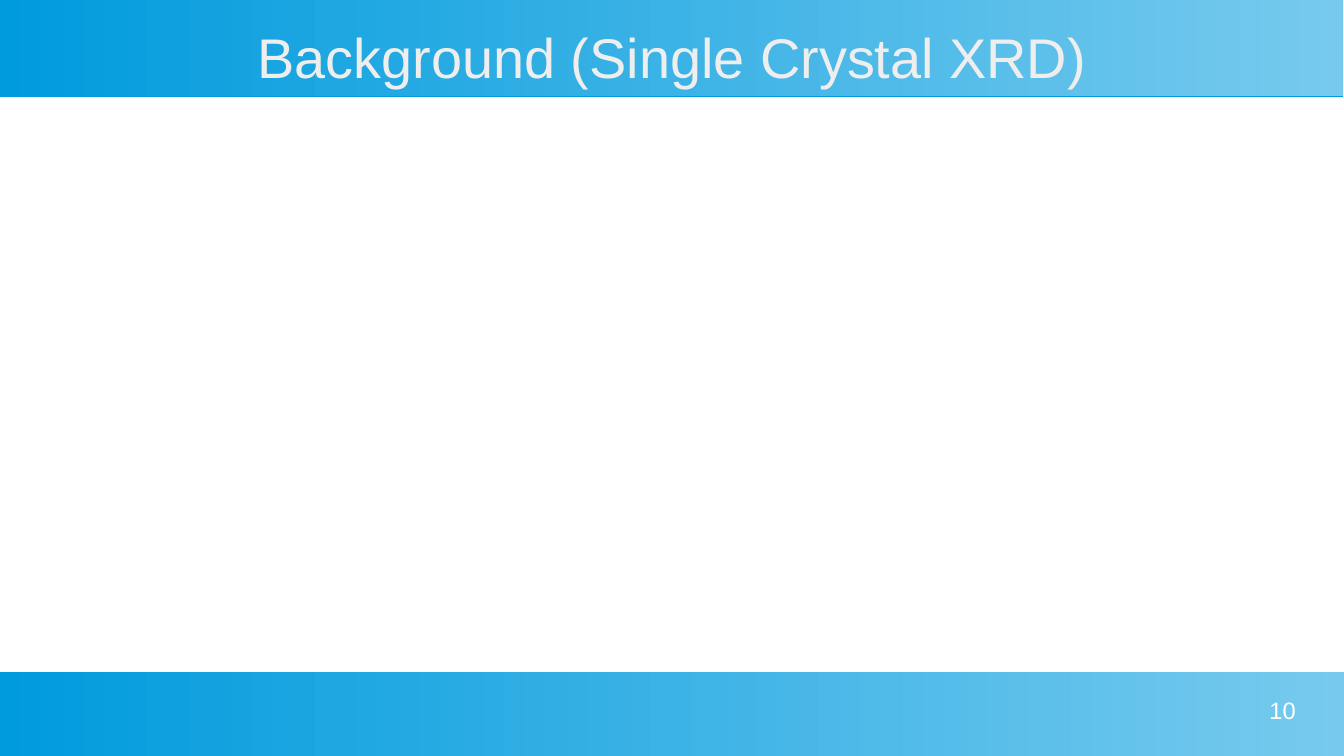
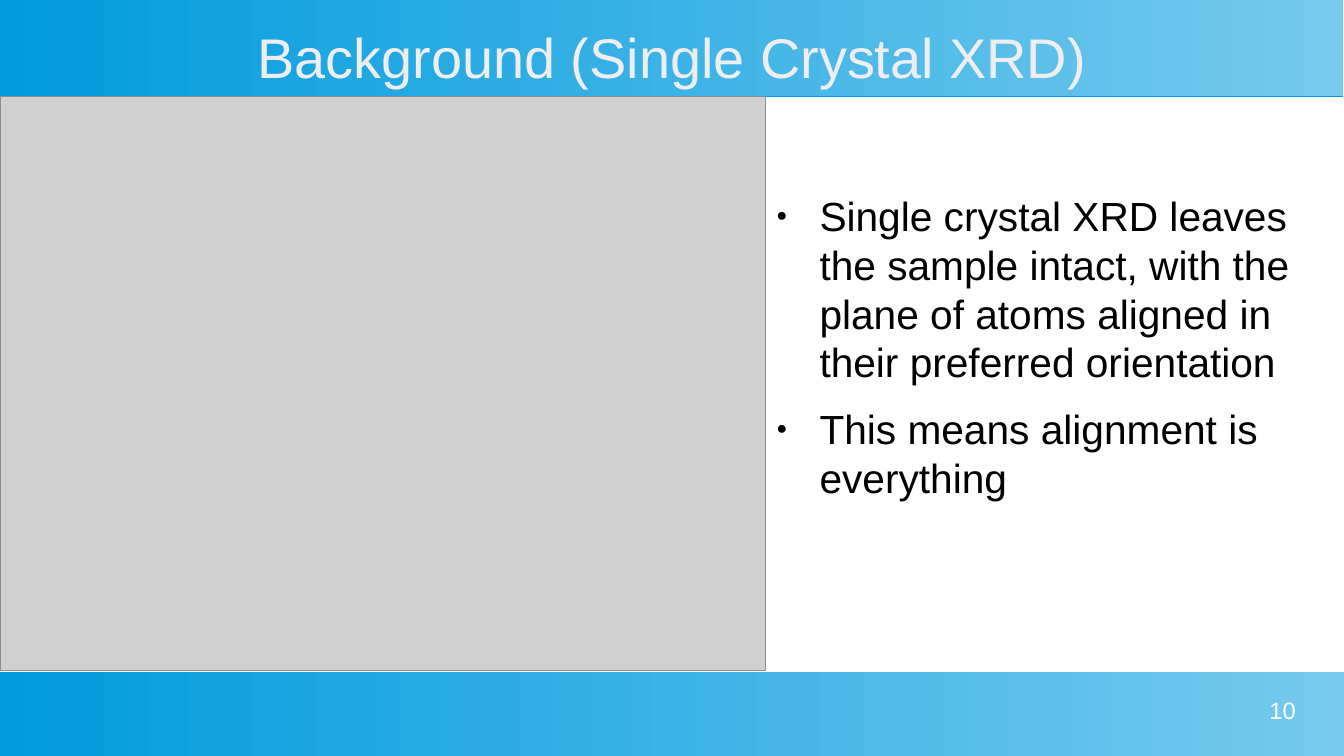
Before and after one commit to MarkS5001/GIXRD-Thesis, a slide deck: slide 10 of Thesis Defense Presentation.odp. Drawn at 1344x756 pixels with LibreOffice and Linux fonts; fonts in the diff are those of the drawing; grey boxes stand for pictures. Boxes give left, top, right and bottom in pixels: in the first picture for what was removed or moved away, otherwise in the second. Text is boxed around its words. In the diff, an @@ line names an element or a change of style, - is before the commit and + after.

Commit message:
Added future work slide, and pictures

```diff
--- a/Thesis Defense Presentation.odp
+++ b/Thesis Defense Presentation.odp
@@ picture added at (0,96,766,671) @@
@@ text added at (820,201,1289,501), 24 pt, text #000000 @@
+● Single crystal XRD leaves the sample intact, with the plane of atoms aligned in their preferred orientation
+● This means alignment is everything
```
Also in this commit, not shown: 2 other slides changed, 2 slides added, 3 slides removed.
